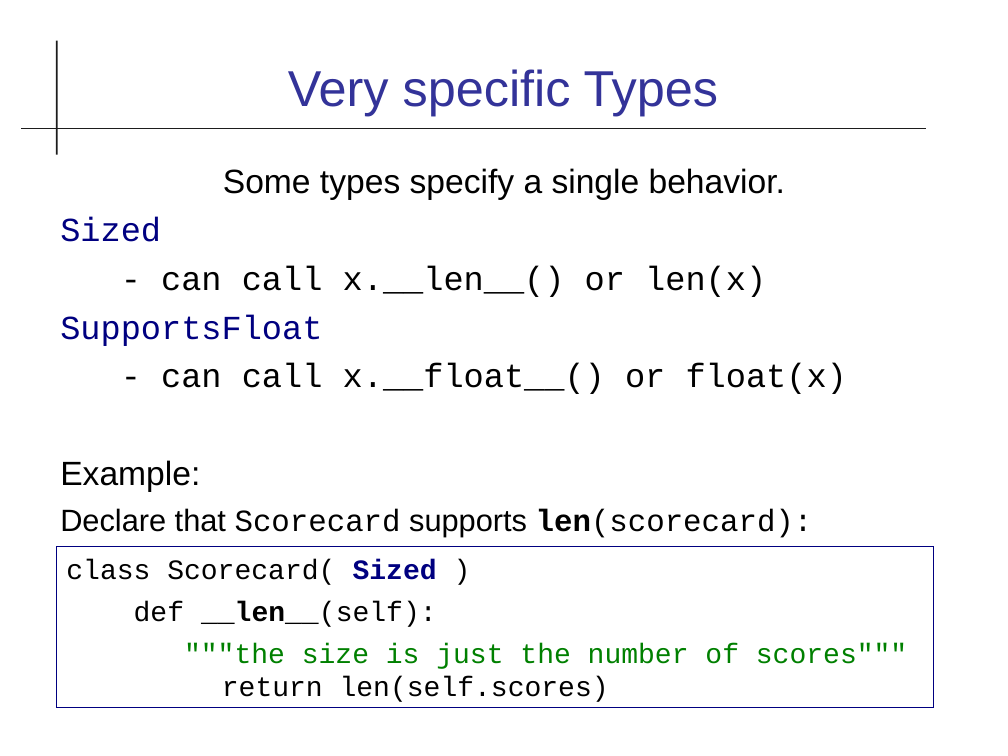
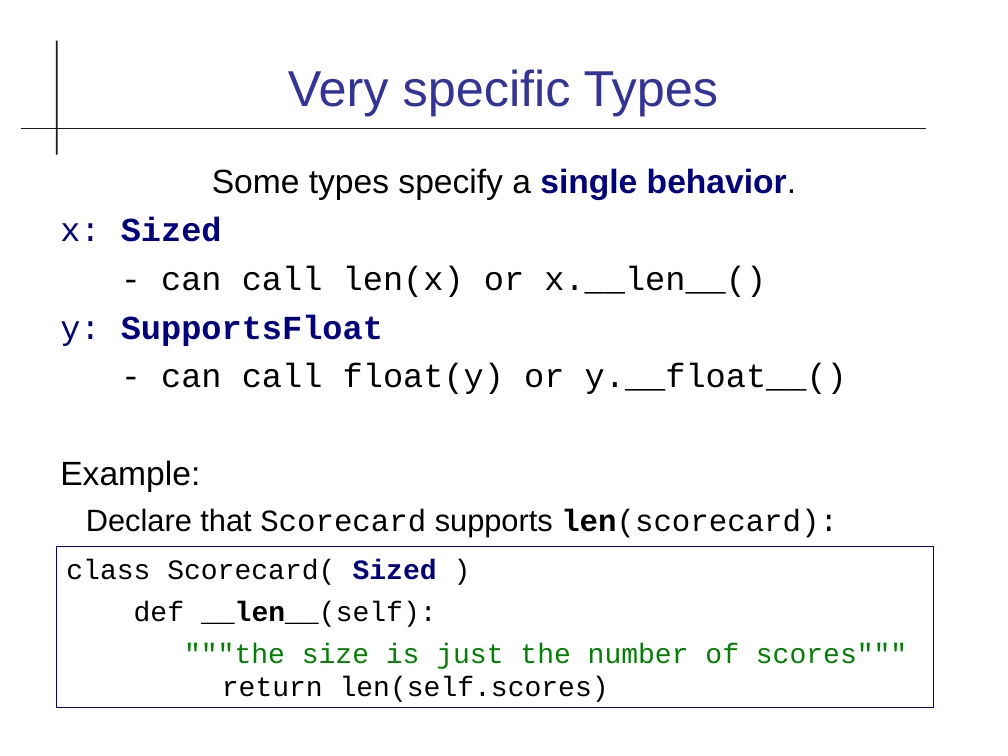
Before and after one commit to cpske/ISP, a slide deck: slide 32 of code-quality/Type-Checking.odp (slide 26 before the commit). Drawn at 1008x756 pixels with LibreOffice and Linux fonts; fonts in the diff are those of the drawing. Boxes give left, top, right and bottom in pixels: in the first picture for what was removed or moved away, otherwise in the second. Text is boxed around its words. In the diff, an @@ line names an element or a change of style, - is before the commit and + after.

```diff
--- a/code-quality/Type-Checking.odp
+++ b/code-quality/Type-Checking.odp
@@ text at (212, 168, 796, 200): text colour #000000 to #000080, bold on in "single behavior." @@
@@ text at (60, 217, 847, 394): text changed @@
-Sized
-- can call x.__len__() or len(x)
-SupportsFloat
-- can call x.__float__() or float(x)
+x: Sized
+- can call len(x) or x.__len__()
+y: SupportsFloat
+- can call float(y) or y.__float__()
```
Also in this commit, not shown: 17 other slides changed, 6 slides added, 11 other files.
